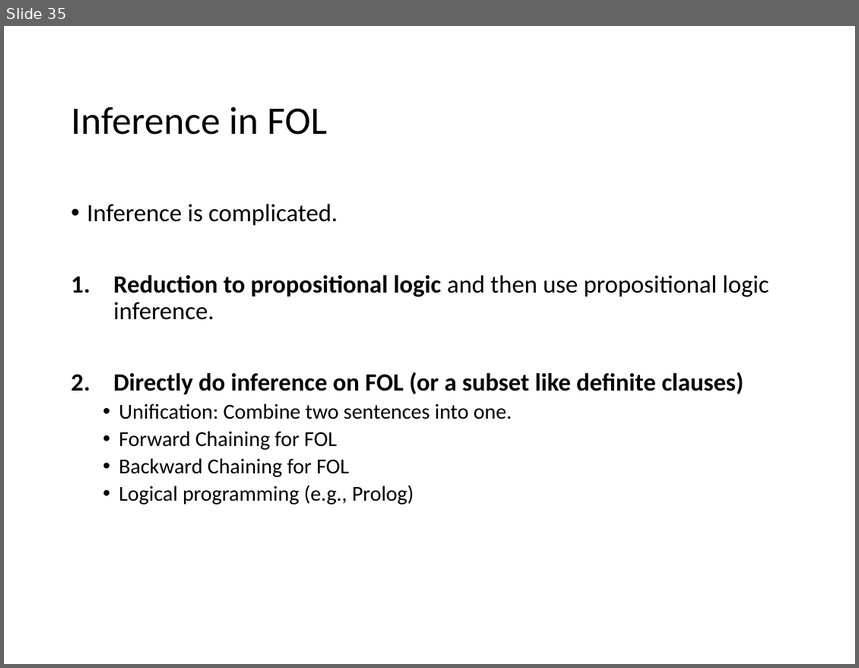
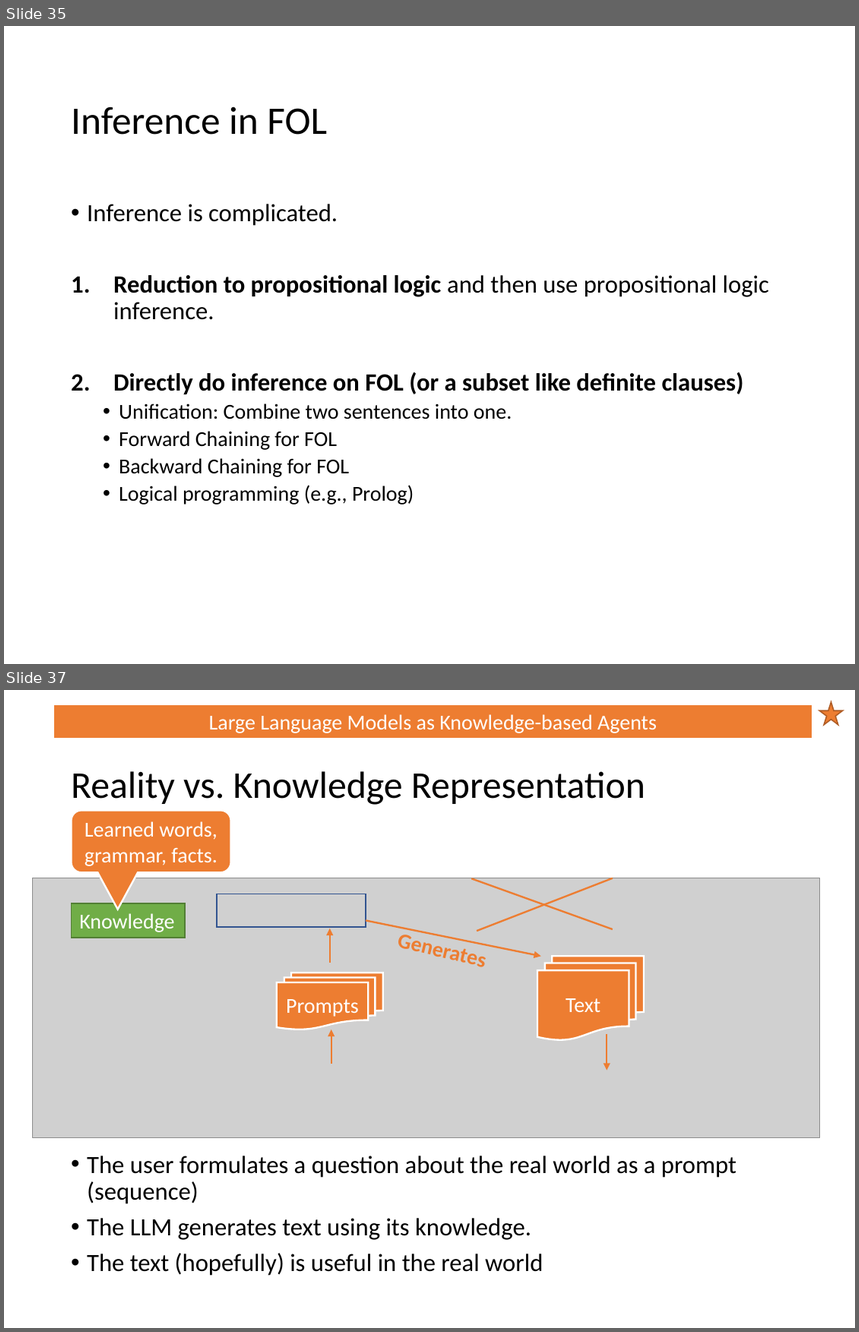
Before and after one commit to mhahsler/CS7320-AI, a slide deck: slides/07_logic.pptx. Shown one above the other, each under a label of ours: slide 35 before the commit, slides 35 and 37 after it; the slides between them are not shown. The pictures are 859x668 and 859x1332 pixels, drawn with LibreOffice and Linux fonts; fonts in the diff are those of the drawing; grey boxes stand for pictures. Boxes give left, top, right and bottom in pixels: in the first picture for what was removed or moved away, otherwise in the second. Text is boxed around its words. In the diff, an @@ line names an element or a change of style, - is before the commit and + after.

```diff
--- a/slides/07_logic.pptx
+++ b/slides/07_logic.pptx
@@ slide 37 added at [4, 690, 855, 1328], background #FFFFFF @@
@@ rectangle added at [53, 704, 813, 739], fill #ED7D31, outline #FFFFFF 1.5 pt, 18 pt, text #FFFFFF @@
+Large Language Models as Knowledge-based Agents
@@ star added at [819, 702, 842, 725], fill #ED7D31, outline #AF5C24 1 pt @@
@@ title added at [71, 771, 645, 805], 32 pt, text #000000 @@
+Reality vs. Knowledge Representation
@@ rounded speech box added at [71, 810, 231, 872], fill #ED7D31, outline #FFFFFF 1.5 pt, 18 pt, text #FFFFFF @@
+Learned words, grammar, facts.
@@ picture added at [32, 878, 819, 1138] @@
@@ rectangle added at [217, 894, 366, 927], outline #325491 1 pt @@
@@ line added from (471, 879) to (613, 929), #ED7D31 1.5 pt @@
@@ line added from (477, 931) to (613, 878), #ED7D31 1.5 pt @@
@@ rectangle added at [71, 904, 186, 938], fill #70AD47, outline #538035 1 pt, 18 pt, text #FFFFFF @@
+Knowledge
@@ arrow added from (330, 962) to (330, 929), #ED7D31 1.5 pt @@
@@ arrow added from (366, 921) to (541, 957), #ED7D31 1.5 pt @@
@@ flow chart multidocument added at [538, 957, 644, 1040], fill #ED7D31, outline #FFFFFF 1.5 pt, 18 pt, text #FFFFFF @@
+Text
@@ flow chart multidocument added at [276, 973, 382, 1030], fill #ED7D31, outline #FFFFFF 1.5 pt, 18 pt, text #FFFFFF @@
+Prompts
@@ arrow added from (332, 1064) to (332, 1030), #ED7D31 1.5 pt @@
@@ arrow added from (607, 1034) to (607, 1071), #ED7D31 1.5 pt @@
@@ text added at [87, 1156, 737, 1276], 21 pt, text #000000 @@
+• The user formulates a question about the real world as a prompt (sequence)
+• The LLM generates text using its knowledge.
+• The text (hopefully) is useful in the real world
@@ text added at [178, 1220, 277, 1240], 18 pt, text #ED7D31, bold @@
+Generates
```
Also in this commit, not shown: 6 slides changed, 2 other slides added, 2 other files.
